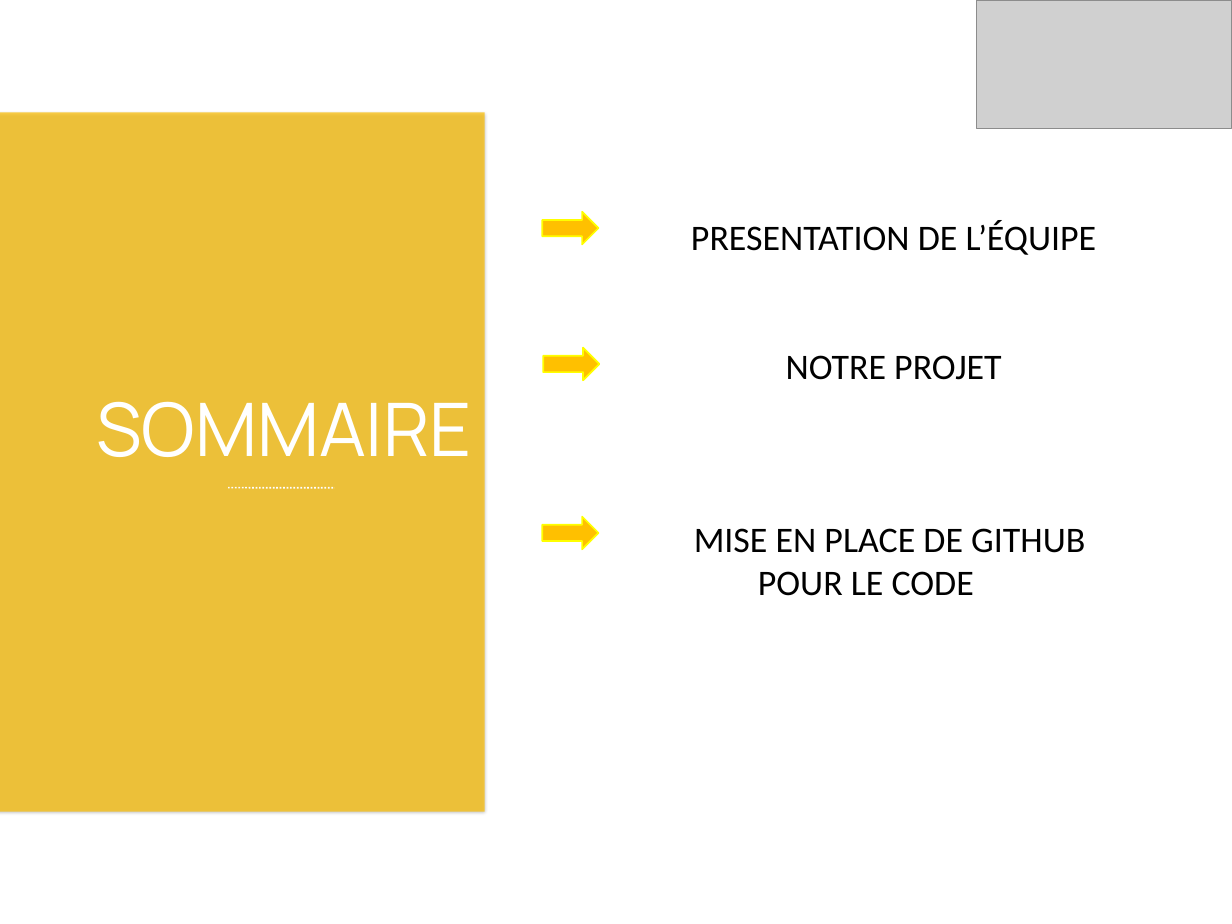
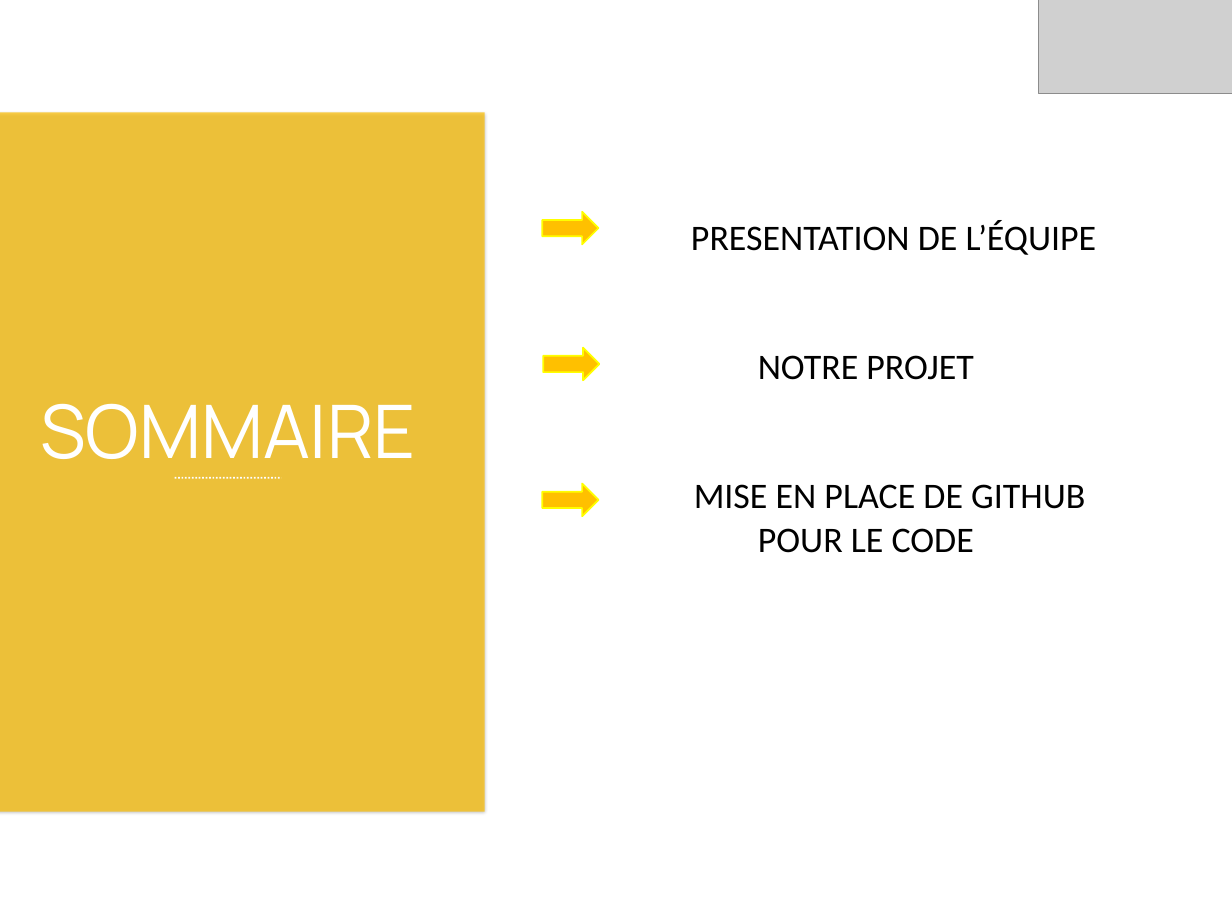
Before and after one commit to Loicpln/Projet_Algo_N2, a slide deck: slide 2 of PowerPoint.pptx. Drawn at 1232x924 pixels with LibreOffice and Linux fonts; fonts in the diff are those of the drawing; grey boxes stand for pictures. Boxes give left, top, right and bottom in pixels: in the first picture for what was removed or moved away, otherwise in the second. Text is boxed around its words. In the diff, an @@ line names an element or a change of style, - is before the commit and + after.

Commit message:
PP PROJET
version finale

```diff
--- a/PowerPoint.pptx
+++ b/PowerPoint.pptx
@@ picture: place and size @@
-picture at box(977, 0, 1231, 128)
+picture at box(1038, 0, 1232, 93)
@@ text "PRESENTATION DE L’ÉQUIPE" rewrapped from box(691, 220, 1097, 596) to box(691, 220, 1097, 553) @@
@@ free "SOMMAIRE": place and size @@
-free "SOMMAIRE" at box(52, 378, 517, 476)
+free "SOMMAIRE" at box(0, 380, 461, 477)
@@ line moved from (228, 488) - (335, 488) to (175, 478) - (282, 478) @@
@@ right arrow: place and size @@
-right arrow at box(542, 517, 598, 549)
+right arrow at box(542, 484, 598, 516)
```
Also in this commit, not shown: 7 other slides changed.
